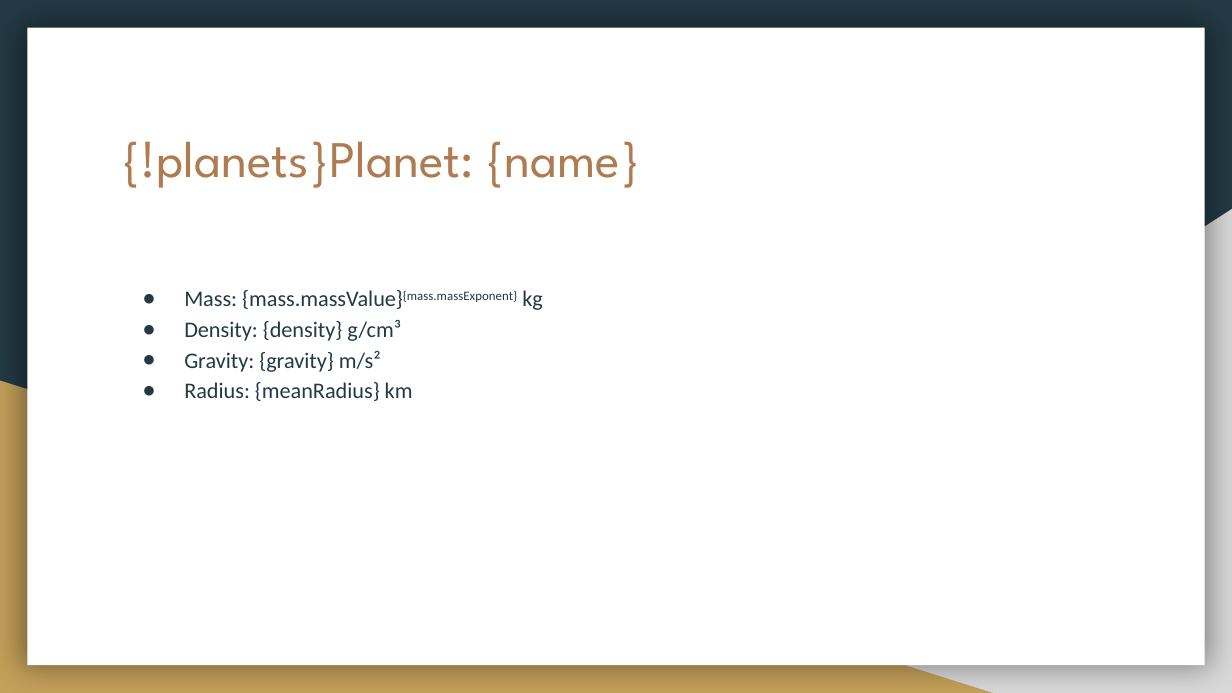
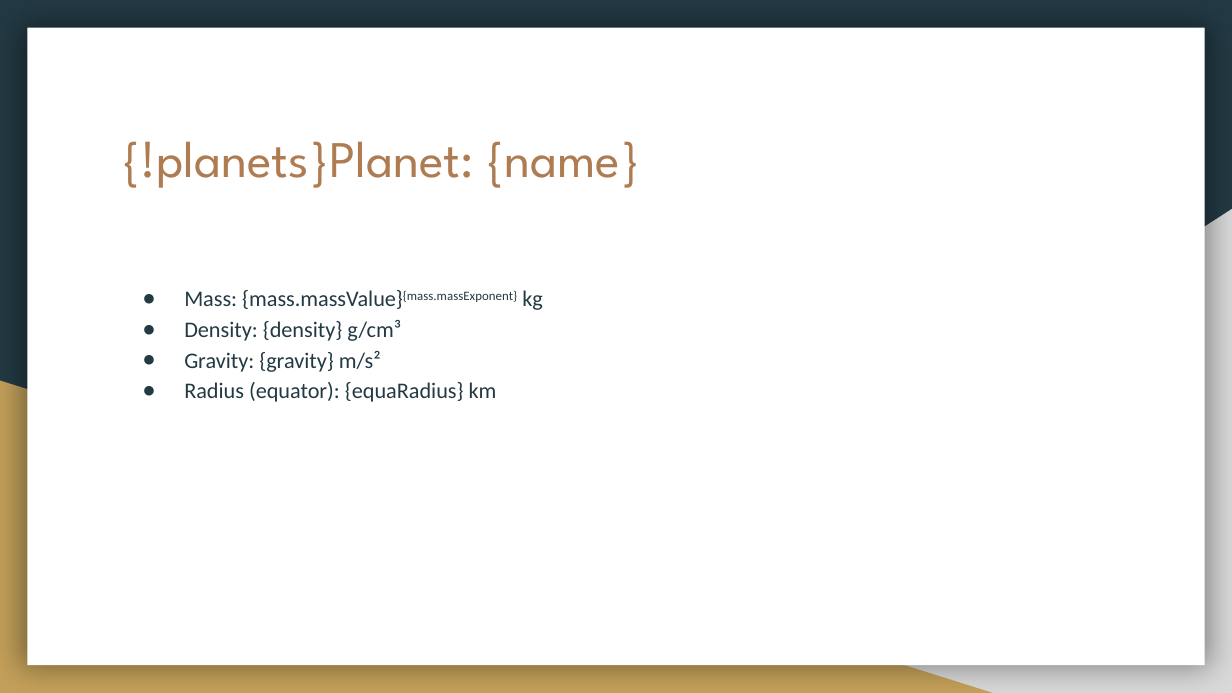
Before and after one commit to United-Codes/cloudofficeprint-python, a slide deck: slide 2 of examples/solar_system_example/pptx/solar_system_template.pptx. Drawn at 1232x693 pixels with LibreOffice and Linux fonts; fonts in the diff are those of the drawing. Boxes give left, top, right and bottom in pixels: in the first picture for what was removed or moved away, otherwise in the second. Text is boxed around its words. In the diff, an @@ line names an element or a change of style, - is before the commit and + after.

```diff
--- a/examples/solar_system_example/pptx/solar_system_template.pptx
+++ b/examples/solar_system_example/pptx/solar_system_template.pptx
@@ text at <box>184,382,497,402</box>: text changed @@
-● Radius: {meanRadius} km
+● Radius (equator): {equaRadius} km
```
Also in this commit, not shown: 1 other slide changed, 1 slide added, 5 other files.
